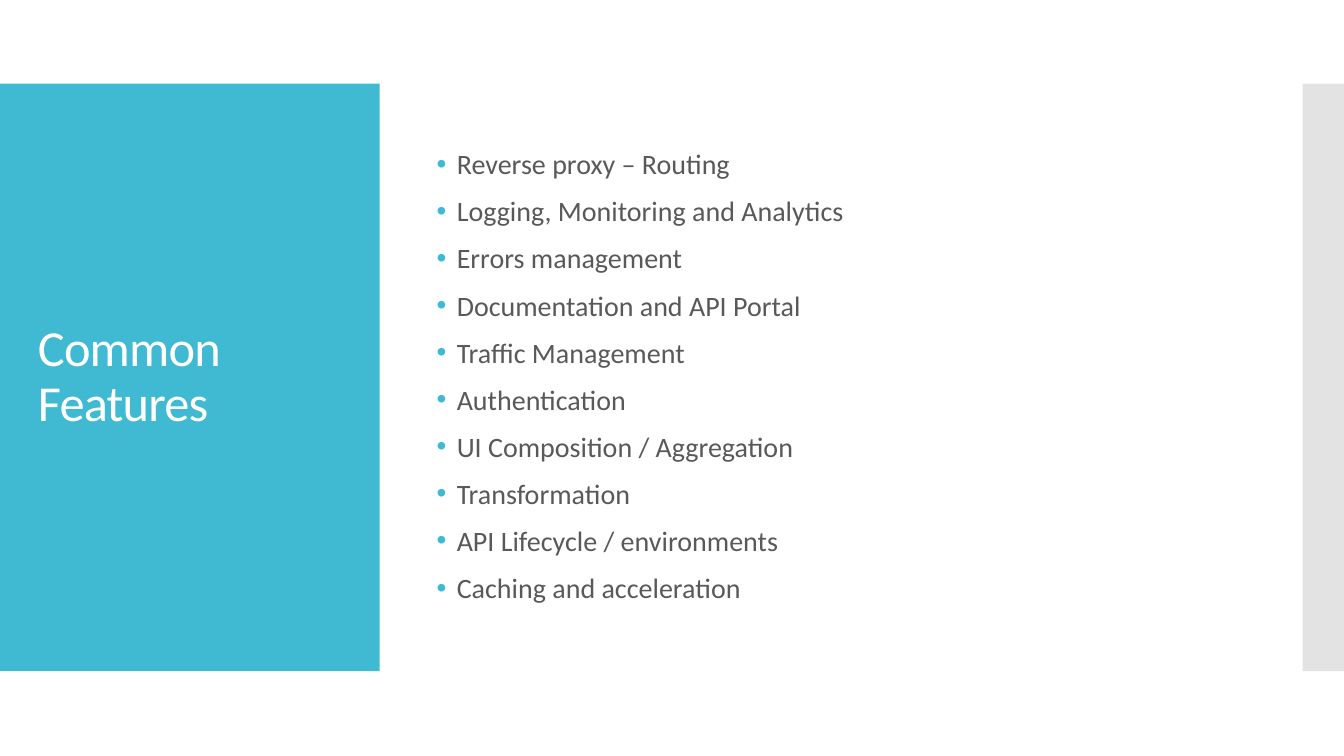
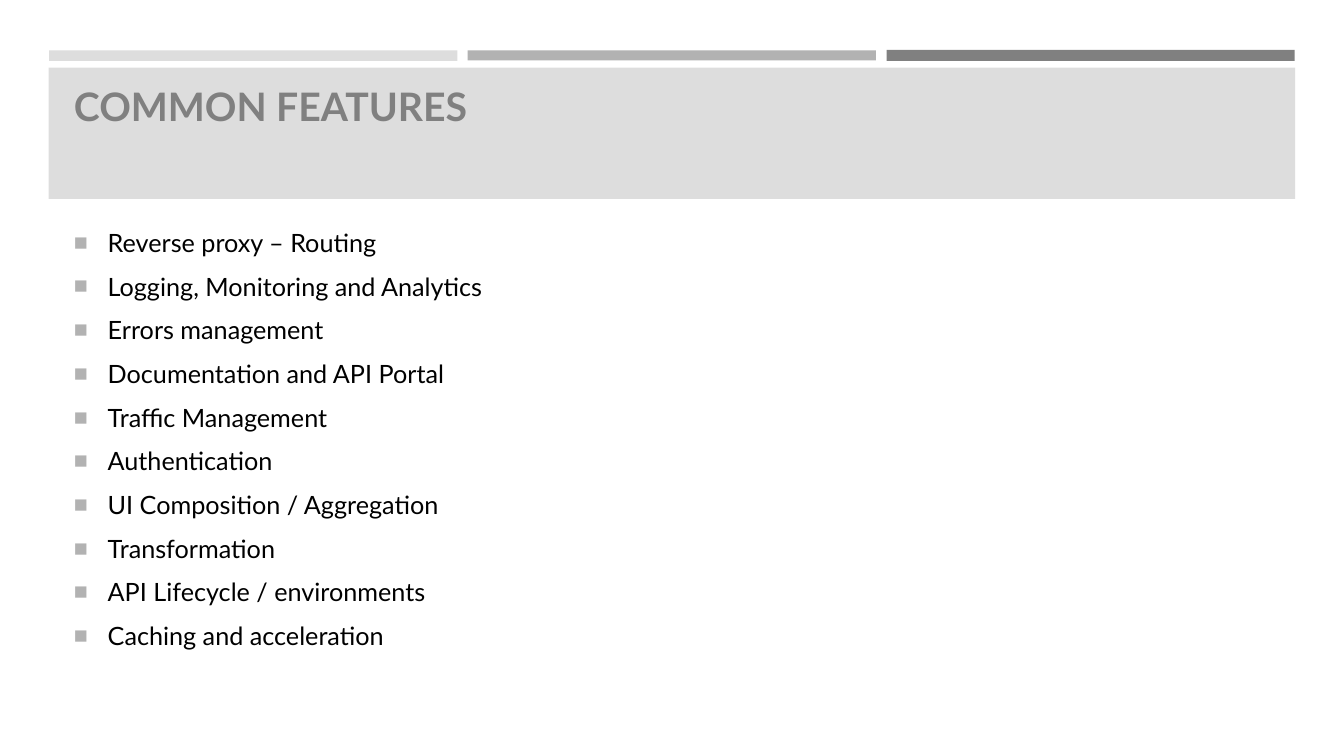
Before and after one commit to childotg/Events.2019, a slide deck: slide 6 of 190427 - Global Azure Bootcamp @Torino/API Gateway made easy with Ocelot and Containers.pptx (slide 3 before the commit). Drawn at 1344x756 pixels with LibreOffice and Linux fonts; fonts in the diff are those of the drawing; background and template pictures are left out. Boxes give left, top, right and bottom in pixels: in the first picture for what was removed or moved away, otherwise in the second. Text is boxed around its words. In the diff, an @@ line names an element or a change of style, - is before the commit and + after.

```diff
--- a/190427 - Global Azure Bootcamp @Torino/API Gateway made easy with Ocelot and Containers.pptx
+++ b/190427 - Global Azure Bootcamp @Torino/API Gateway made easy with Ocelot and Containers.pptx
@@ rectangle added at (x1=49, y1=50, x2=458, y2=60), fill #DDDDDD @@
@@ rectangle added at (x1=468, y1=50, x2=876, y2=60), fill #B2B2B2 @@
@@ rectangle added at (x1=886, y1=50, x2=1295, y2=62), fill #808080 @@
@@ rectangle removed at (x1=0, y1=84, x2=380, y2=671) @@
@@ rectangle added at (x1=48, y1=68, x2=1296, y2=199), fill #DDDDDD @@
@@ title "COMMON FEATURES" at (x1=74, y1=92, x2=467, y2=121): vertical alignment middle to top @@
@@ rectangle removed at (x1=1303, y1=84, x2=1344, y2=671) @@
@@ title at (x1=74, y1=92, x2=467, y2=121): text changed; size 36 to 28 pt; font Calibri to Lato; text colour #FFFFFF to #808080; bold on @@
-Common Features
+COMMON FEATURES
@@ text "Reverse proxy – Routing" moved from (x1=457, y1=154, x2=843, y2=603) to (x1=108, y1=233, x2=482, y2=650) @@
@@ text "Reverse proxy – Routing" at (x1=108, y1=233, x2=482, y2=650): size 20 to 18 pt, font Calibri to Lato, text colour #595959 to #000000; bullet • to ■; line spacing 0.9 to 1; less space between paragraphs; bullet colour #40BAD2 to #B2B2B2; vertical alignment middle to top @@
```
Also in this commit, not shown: 19 other slides changed, 3 slides added, 1 other file.
